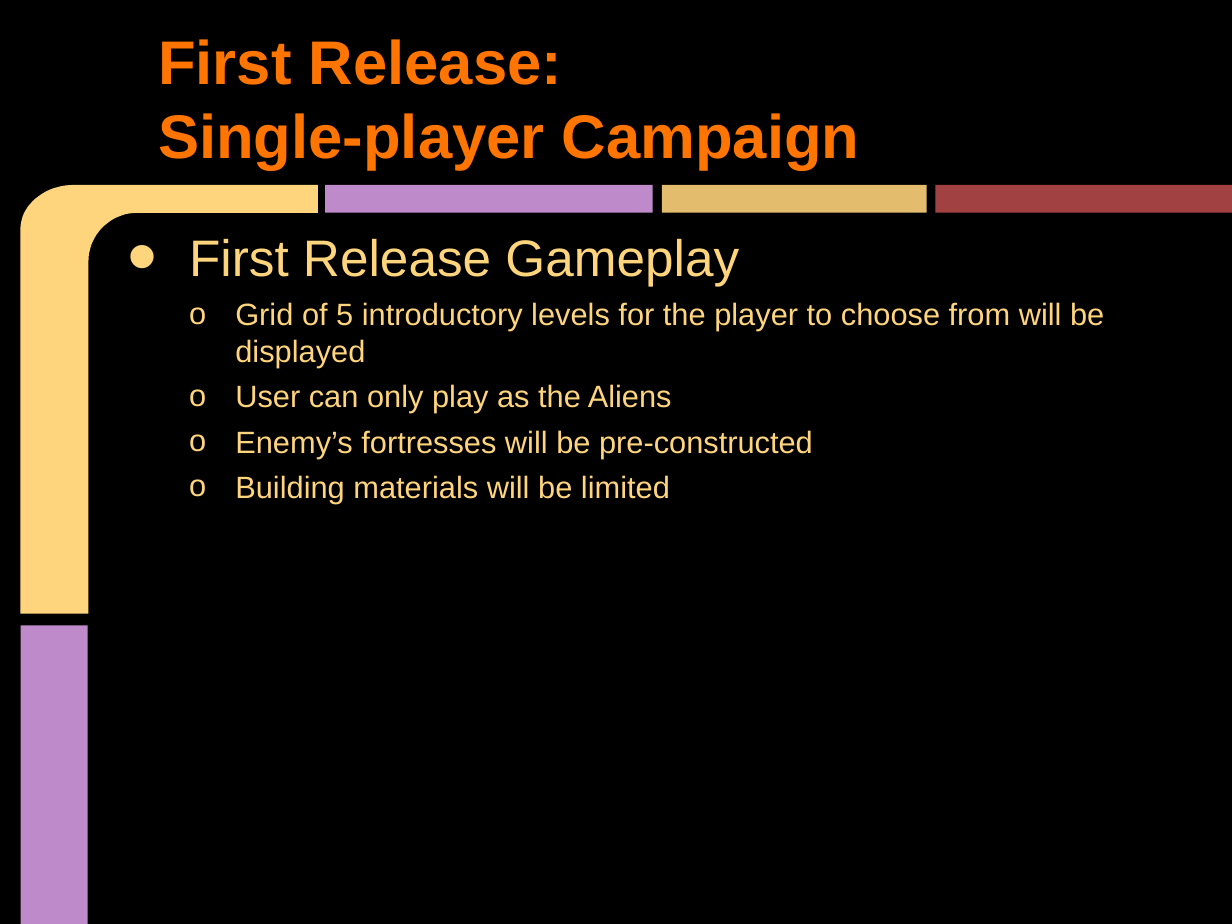
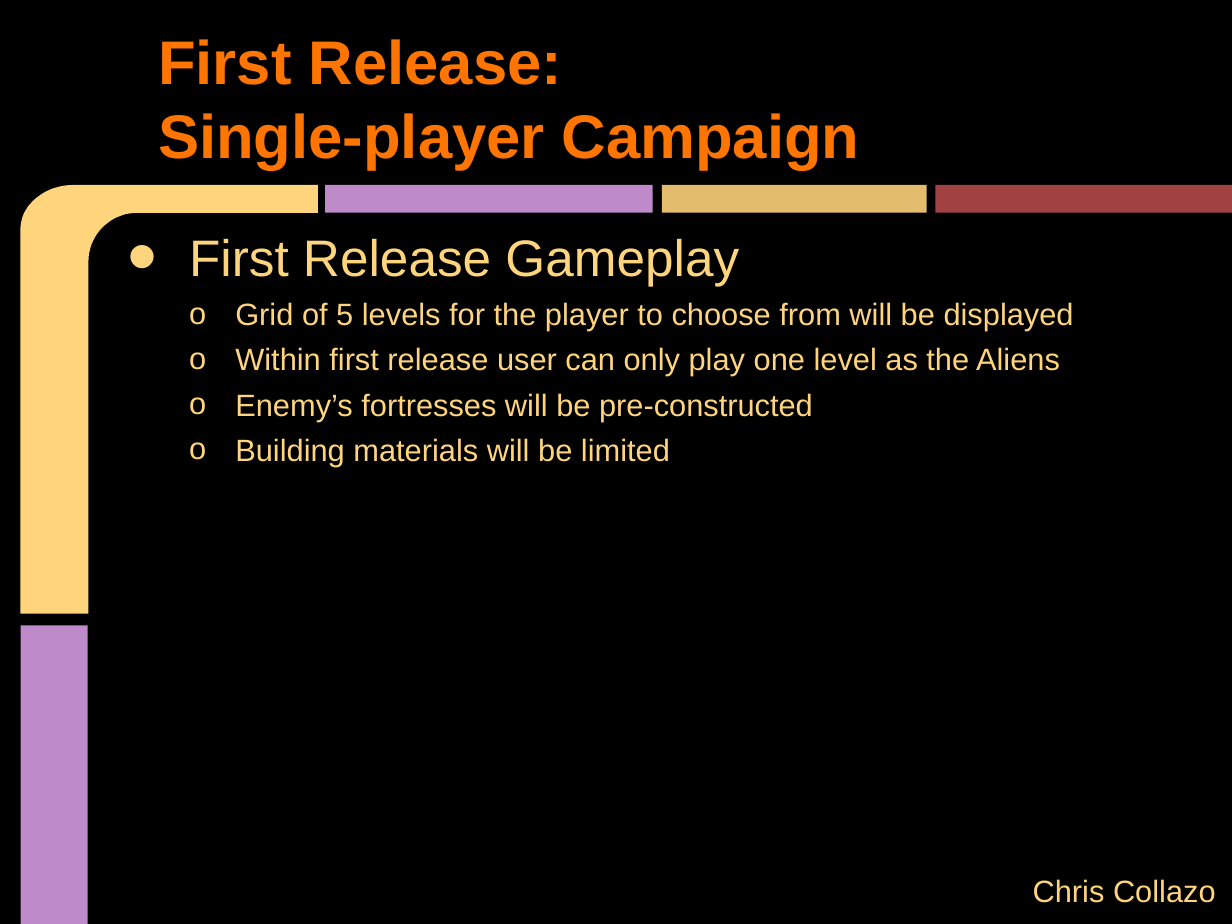
Before and after one commit to xeroequality/Repulsion-Software, a slide deck: slide 7 of Presentation/FirstReleaseFinal.pptx. Drawn at 1232x924 pixels with LibreOffice and Linux fonts; fonts in the diff are those of the drawing. Boxes give left, top, right and bottom in pixels: in the first picture for what was removed or moved away, otherwise in the second. Text is boxed around its words. In the diff, an @@ line names an element or a change of style, - is before the commit and + after.

Commit message:
Updated

```diff
--- a/Presentation/FirstReleaseFinal.pptx
+++ b/Presentation/FirstReleaseFinal.pptx
@@ text at box(235, 302, 1074, 376): text changed @@
-  o Grid of 5 introductory levels for the player to choose from will be displayed
-  o User can only play as the Aliens
+  o Grid of 5 levels for the player to choose from will be displayed
+  o Within first release user can only play one level as the Aliens
@@ text added at box(1033, 879, 1216, 903), 18 pt, text #FED47D @@
+Chris Collazo
```
Also in this commit, not shown: 7 other slides changed, 6 slides removed.
